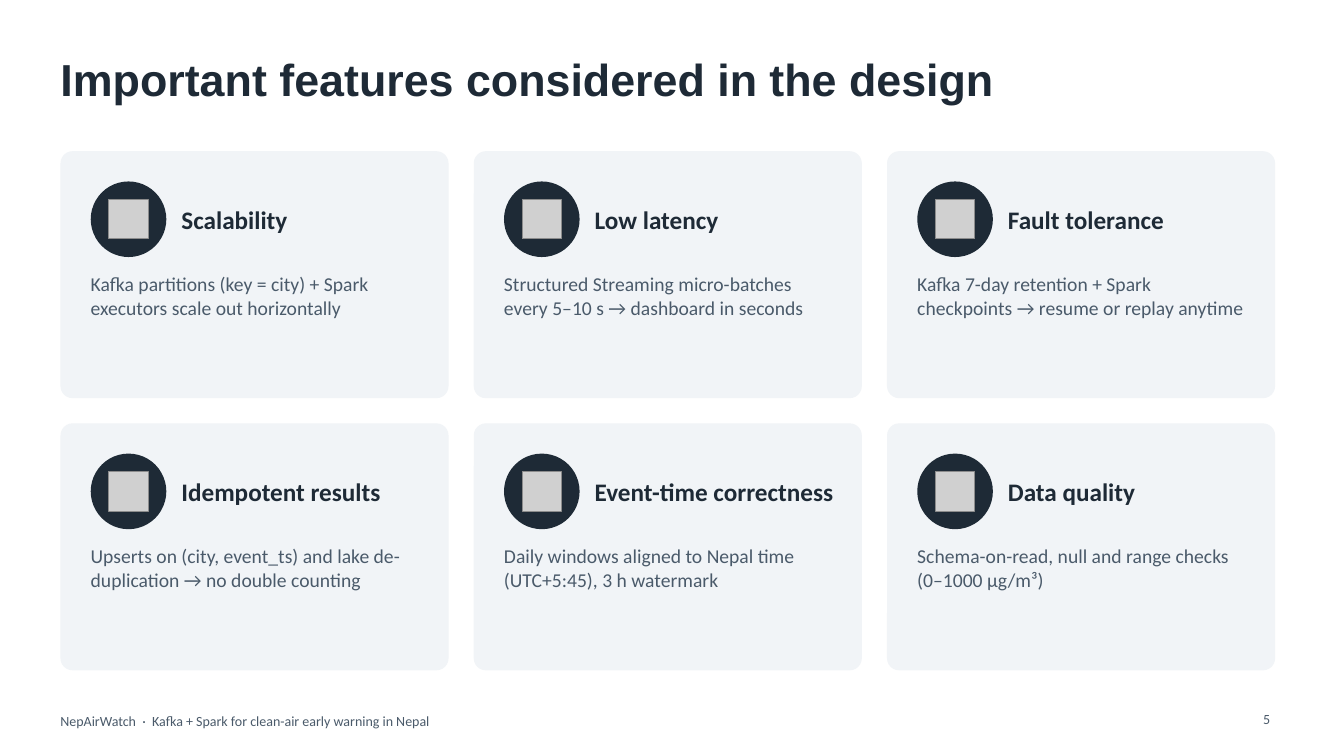
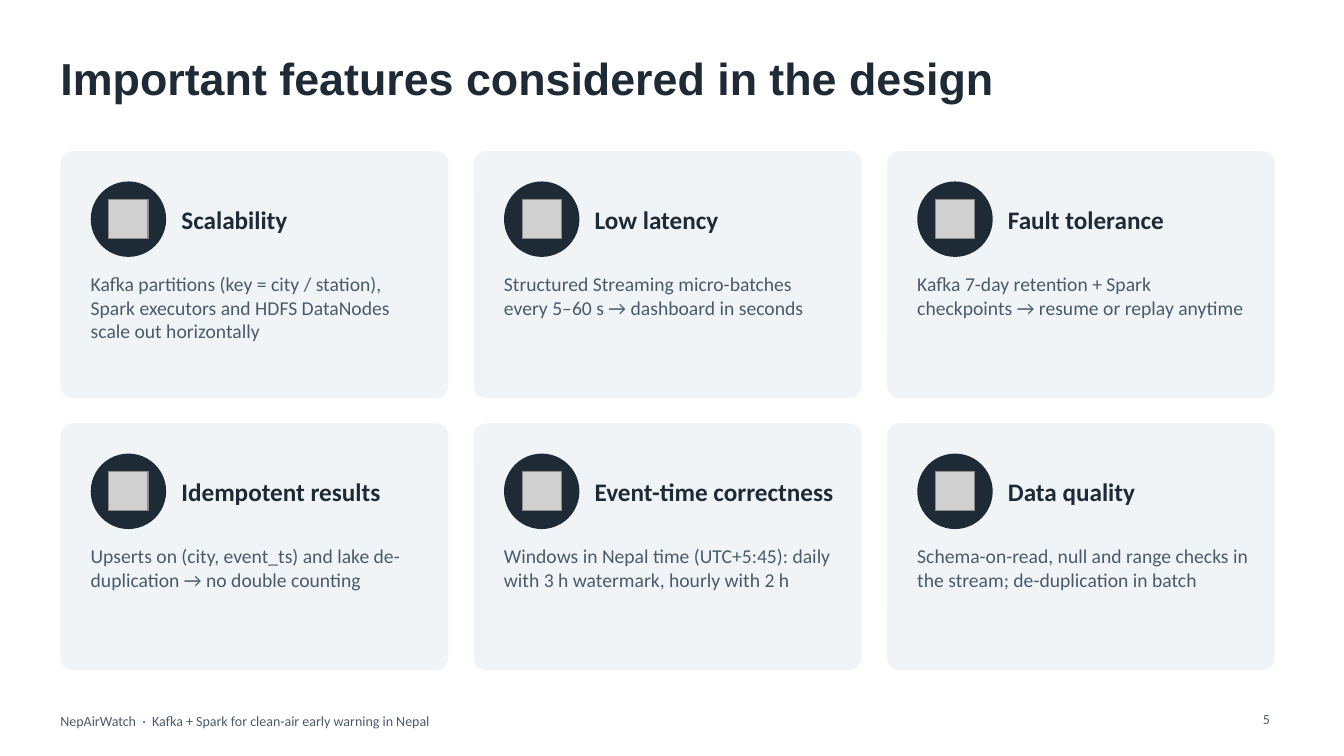
Before and after one commit to St-Luciferr/NepAirWatch, a slide deck: slide 5 of docs/NepAirWatch_Presentation.pptx. Drawn at 1344x756 pixels with LibreOffice and Linux fonts; fonts in the diff are those of the drawing; grey boxes stand for pictures. Boxes give left, top, right and bottom in pixels: in the first picture for what was removed or moved away, otherwise in the second. Text is boxed around its words. In the diff, an @@ line names an element or a change of style, - is before the commit and + after.

Commit message:
docs: update report and presentation for the v2 platform
- Report rewritten for the Lambda architecture: six sources, HDFS, Flume,
  Cassandra, Hive, MapReduce, methodology, model evaluation and v2 results
- New figures: CAMS bias per station, calibration scatter, 25-year AOD trend
- Deck: data sources, architecture, components, storage, streaming, results,
  demo and conclusion slides updated with the latest run

```diff
--- a/docs/NepAirWatch_Presentation.pptx
+++ b/docs/NepAirWatch_Presentation.pptx
@@ text at bbox=[91, 277, 390, 341]: text changed @@
-Kafka partitions (key = city) + Spark executors scale out horizontally
+Kafka partitions (key = city / station), Spark executors and HDFS DataNodes scale out horizontally
@@ text at bbox=[504, 277, 803, 318]: text changed @@
-Structured Streaming micro-batches every 5–10 s → dashboard in seconds
+Structured Streaming micro-batches every 5–60 s → dashboard in seconds
@@ text at bbox=[504, 549, 831, 590]: text changed @@
-Daily windows aligned to Nepal time (UTC+5:45), 3 h watermark
+Windows in Nepal time (UTC+5:45): daily with 3 h watermark, hourly with 2 h
@@ text at bbox=[917, 549, 1248, 590]: text changed @@
-Schema-on-read, null and range checks (0–1000 µg/m³)
+Schema-on-read, null and range checks in the stream; de-duplication in batch
```
Also in this commit, not shown: 9 other slides changed, 3 slides added, 3 slides removed, 14 other files.
